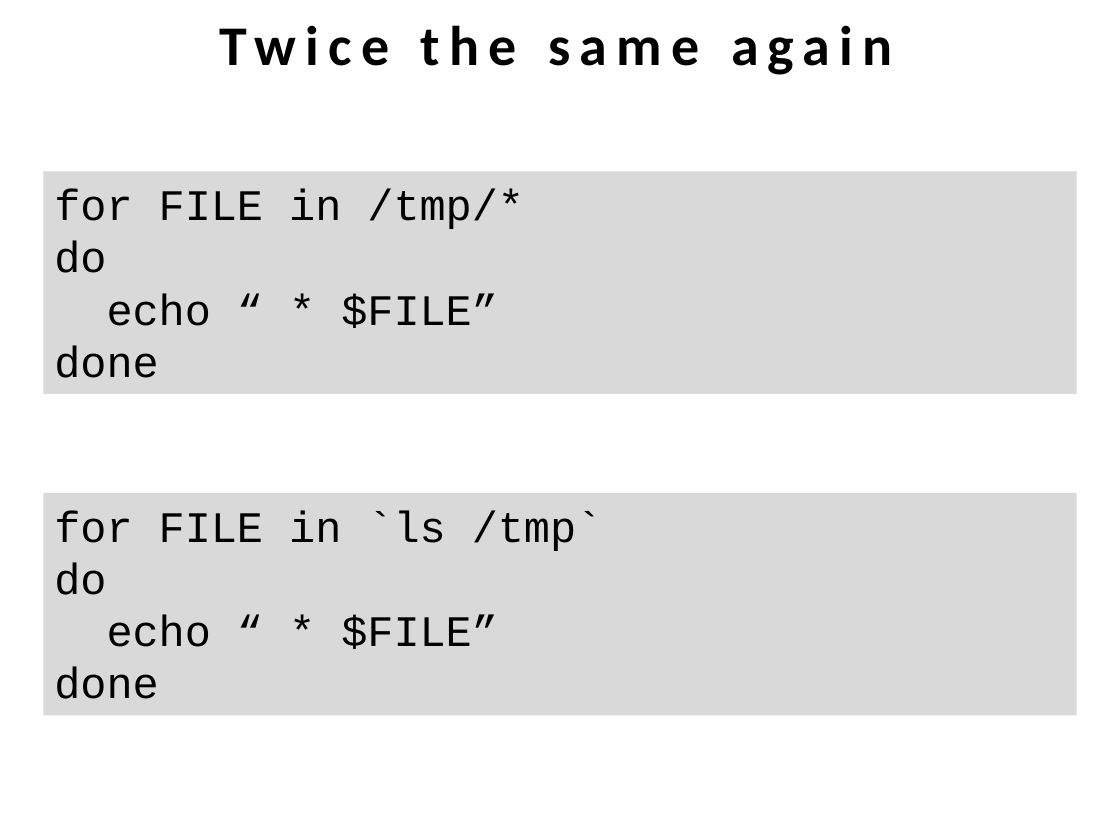
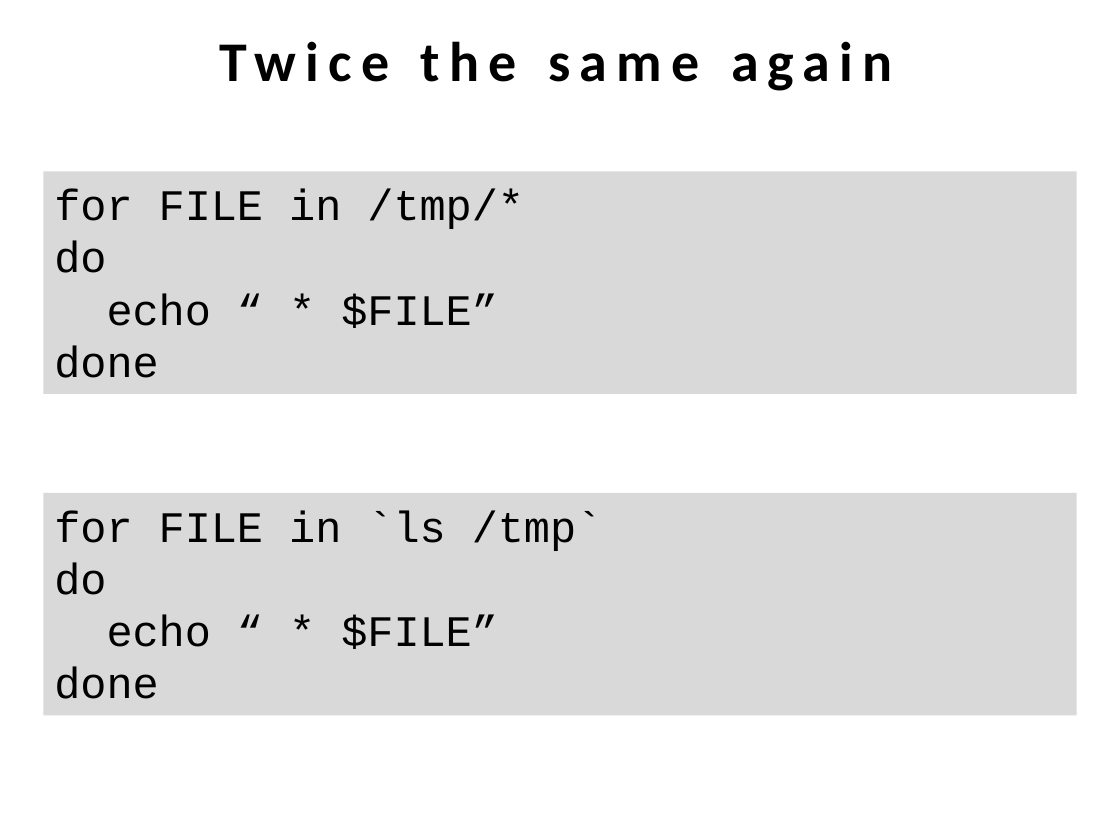
Before and after one commit to hdinkel/linuxcommandline, a slide deck: slide 9 of Intermediate/handout and presentation/LSI.pptx (slide 8 before the commit). Drawn at 1120x840 pixels with LibreOffice and Linux fonts; fonts in the diff are those of the drawing. Boxes give left, top, right and bottom in pixels: in the first picture for what was removed or moved away, otherwise in the second. Text is boxed around its words. In the diff, an @@ line names an element or a change of style, - is before the commit and + after.

```diff
--- a/Intermediate/handout and presentation/LSI.pptx
+++ b/Intermediate/handout and presentation/LSI.pptx
@@ text "Twice the same again": place and size @@
-text "Twice the same again" at box(219, 25, 893, 75)
+text "Twice the same again" at box(219, 41, 893, 91)
```
Also in this commit, not shown: 8 other slides changed, 2 slides added, 6 other files.
